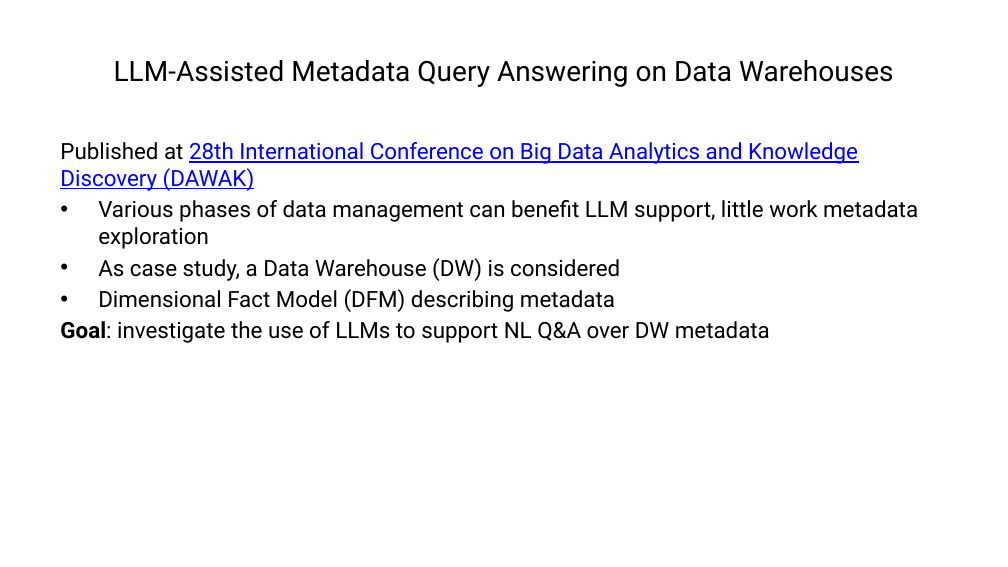
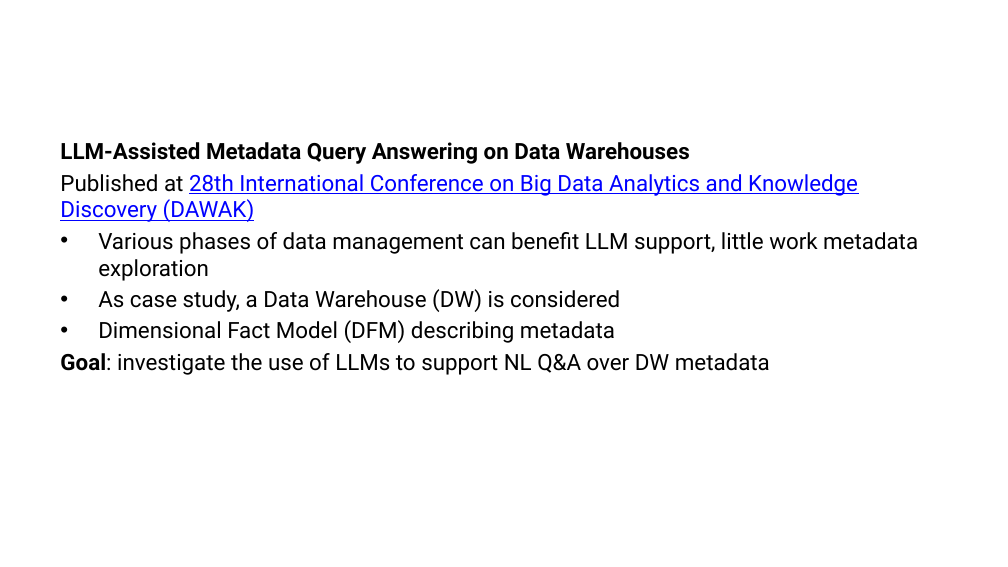
Before and after one commit to ManuelePasini/slides-markdown, a slide deck: slide 30 of 3rd_year_slides.pptx (slide 28 before the commit). Drawn at 1008x567 pixels with LibreOffice and Linux fonts; fonts in the diff are those of the drawing. Boxes give left, top, right and bottom in pixels: in the first picture for what was removed or moved away, otherwise in the second. Text is boxed around its words. In the diff, an @@ line names an element or a change of style, - is before the commit and + after.

```diff
--- a/3rd_year_slides.pptx
+++ b/3rd_year_slides.pptx
@@ title removed at [114, 60, 893, 87] @@
-LLM-Assisted Metadata Query Answering on Data Warehouses
@@ text at [60, 142, 690, 164]: paragraph added @@
+LLM-Assisted Metadata Query Answering on Data Warehouses
```
Also in this commit, not shown: 17 other slides changed, 5 slides added, 1 slide removed, 4 other files.
